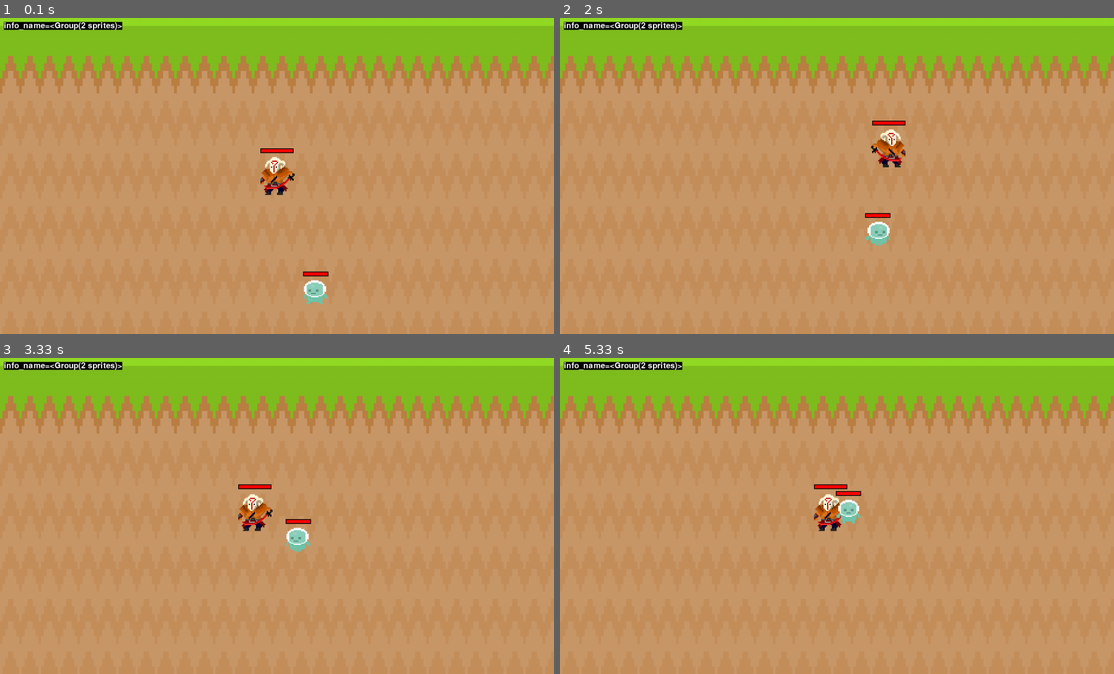
Above: before the commit, frames 1-4 (two rows, left to right).
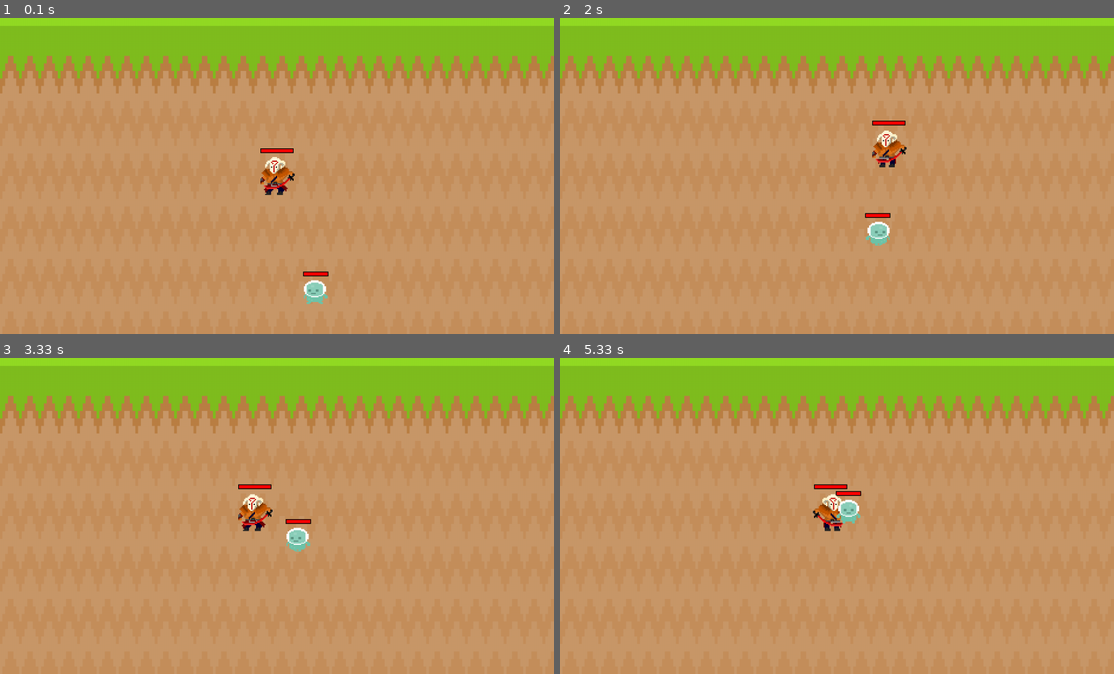
Above: after the commit, the same moments.

Repository: ArcherWayne/pygame_juggernaut_simulator
Game: pygame game, started from main.py
Two runs of this game, one before a commit and one after it. Both use one fixed random seed, a clock stepped at 60 frames per second and the inputs below.
Inputs (mouse positions are in pixels of both pictures, inside the frame that each line leads up to):
- Up to frame 1 (0.1 s): no input
- Up to frame 2 (2 s): hold D 0.33-0.8 s; move the mouse to (814, 188) at 0.37 s; hold W 0.83-1.13 s; hold D 1.17-1.63 s; right-click (665, 128) at 1.72 s
- Up to frame 3 (3.33 s): hold A 2-2.53 s; hold S 2.57-2.87 s; hold A 2.9-3.3 s
- Up to frame 4 (5.33 s): hold W 3.33-3.7 s; hold D 3.73-4.37 s; hold S 4.4-4.77 s; hold A 4.8-5.27 s; hold D from 5.3 s (still down)

The runs differ from the first frame. In frame 1, 0.6% of the frame differs, in the area x 0-23%, y 1-4%; in frame 2, 1.0%, in the area x 0-63%, y 1-48%; in frame 3, 0.6%; in frame 4, 1.0%.

Commit message:
hero_walking_animation

Diff:
--- a/hero.py
+++ b/hero.py
@@ -29,6 +29,8 @@
         # # 以下两行只能名字叫做image和rect, 这是pygame定义的draw函数中规定的
         # self.image = self.hero_surface
         # self.rect = self.image.get_rect(center=(WIN_WIDTH / 2, WIN_HEIGHT / 2))
+
+        # idle_animation
         idle_image = pygame.image.load(
             'assets/hero/hero_idle_animation.png').convert_alpha()
         idle_animation_frame_1_right = pygame.transform.scale(
@@ -47,8 +49,32 @@
             idle_animation_frame_1_right, idle_animation_frame_2_right, idle_animation_frame_3_right, idle_animation_frame_2_right]
         self.idle_animation_list_left = [
             idle_animation_frame_1_left, idle_animation_frame_2_left, idle_animation_frame_3_left, idle_animation_frame_2_left]
-        self.movement_animation_list_right = []
-        self.movement_animation_list_left = []
+
+        # walking_animation
+        walking_image = pygame.image.load(
+            'assets/hero/hero_walking_animation.png').convert_alpha()
+        walking_animation_frame_1_right = pygame.transform.scale(
+            clip(walking_image, 0, 0, 96, 96), (HERO_HEIGHT, HERO_WIDTH))
+        walking_animation_frame_2_right = pygame.transform.scale(
+            clip(walking_image, 0, 96, 96, 96), (HERO_HEIGHT, HERO_WIDTH))
+        walking_animation_frame_3_right = pygame.transform.scale(
+            clip(walking_image, 0, 192, 96, 96), (HERO_HEIGHT, HERO_WIDTH))
+        walking_animation_frame_4_right = pygame.transform.scale(
+            clip(walking_image, 0, 288, 96, 96), (HERO_HEIGHT, HERO_WIDTH))
+        walking_animation_frame_1_left = pygame.transform.flip(
+            walking_animation_frame_1_right, 1, 0)
+        walking_animation_frame_2_left = pygame.transform.flip(
+            walking_animation_frame_2_right, 1, 0)
+        walking_animation_frame_3_left = pygame.transform.flip(
+            walking_animation_frame_3_right, 1, 0)
+        walking_animation_frame_4_left = pygame.transform.flip(
+            walking_animation_frame_4_right, 1, 0)
+        self.walking_animation_list_right = [walking_animation_frame_1_right, walking_animation_frame_2_right,\
+             walking_animation_frame_3_right, walking_animation_frame_4_right]
+        self.walking_animation_list_left = [walking_animation_frame_1_left, walking_animation_frame_2_left, \
+            walking_animation_frame_3_left, walking_animation_frame_4_left]
+
+        # init animation
         self.image = idle_animation_frame_1_right
         self.rect = self.image.get_rect(center=(WIN_WIDTH / 2, WIN_HEIGHT / 2))
 
@@ -71,6 +97,7 @@
         self.flag_moving = 0
         self.target_pos = (0, 0)
         self.idle_animation_index = 0
+        self.walking_animation_index = 0
 
     def get_dt(self, dt):
         self.dt = dt
@@ -169,22 +196,33 @@
 
     def hero_state_animation(self):
         if self.state_check_list[0]: # 检查静止不动状态
-            if self.facing_direction == 1:
-                self.idle_animation_index += 1/30
+            self.idle_animation_index += 1/30
+            if self.facing_direction == 1: # facing right
                 if self.idle_animation_index >= len(self.idle_animation_list_right):
                     self.idle_animation_index = 0
                 self.image = self.idle_animation_list_right[int(
                     self.idle_animation_index)]
 
-            elif self.facing_direction == 0:
-                self.idle_animation_index += 1/30
+            elif self.facing_direction == 0: # facing left
+                # self.idle_animation_index += 1/30
                 if self.idle_animation_index >= len(self.idle_animation_list_left):
                     self.idle_animation_index = 0
                 self.image = self.idle_animation_list_left[int(
                     self.idle_animation_index)]
 
         if self.state_check_list[1]:
-            pass
+            self.walking_animation_index += 1/30
+            if self.facing_direction == 1:  # facing right
+                if self.walking_animation_index >= len(self.walking_animation_list_right):
+                    self.walking_animation_index = 0
+                self.image = self.walking_animation_list_right[int(
+                    self.walking_animation_index)]
+            elif self.facing_direction ==0: # facing left
+                # self.walking_animation_index += 1/30
+                if self.walking_animation_index >= len(self.walking_animation_list_left):
+                    self.walking_animation_index = 0
+                self.image = self.walking_animation_list_left[int(
+                    self.walking_animation_index)]
         if self.state_check_list[2]:
             pass
         if self.state_check_list[3]:
--- a/main.py
+++ b/main.py
@@ -90,7 +90,7 @@
             # debug(dt)
             # debug(hero.state_check_list)
             # debug(hero.facing_direction)
-            debug(all_sprites)
+            # debug(all_sprites)
 
 
 
Binary file added: assets/hero/hero_walking_animation.png
